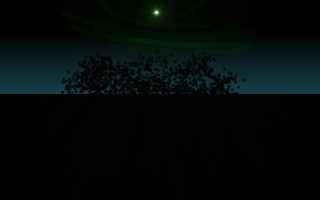
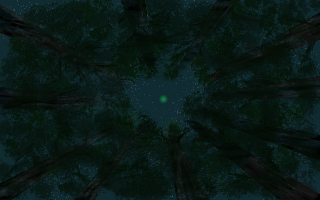
Layer changes from the first 320x200 image to the second:
removed layer "Layer" over [0, 0, 320, 200]
removed layer "Layer #1" over [0, 0, 320, 200]
added layer "Leaves" above "Trees" over [0, 0, 320, 200]
added layer "Trees" above "starfield" over [0, 0, 320, 200]
added layer "starfield" above "Sky" over [3, 0, 320, 200]
added layer "Sky" over [0, 0, 320, 200]
